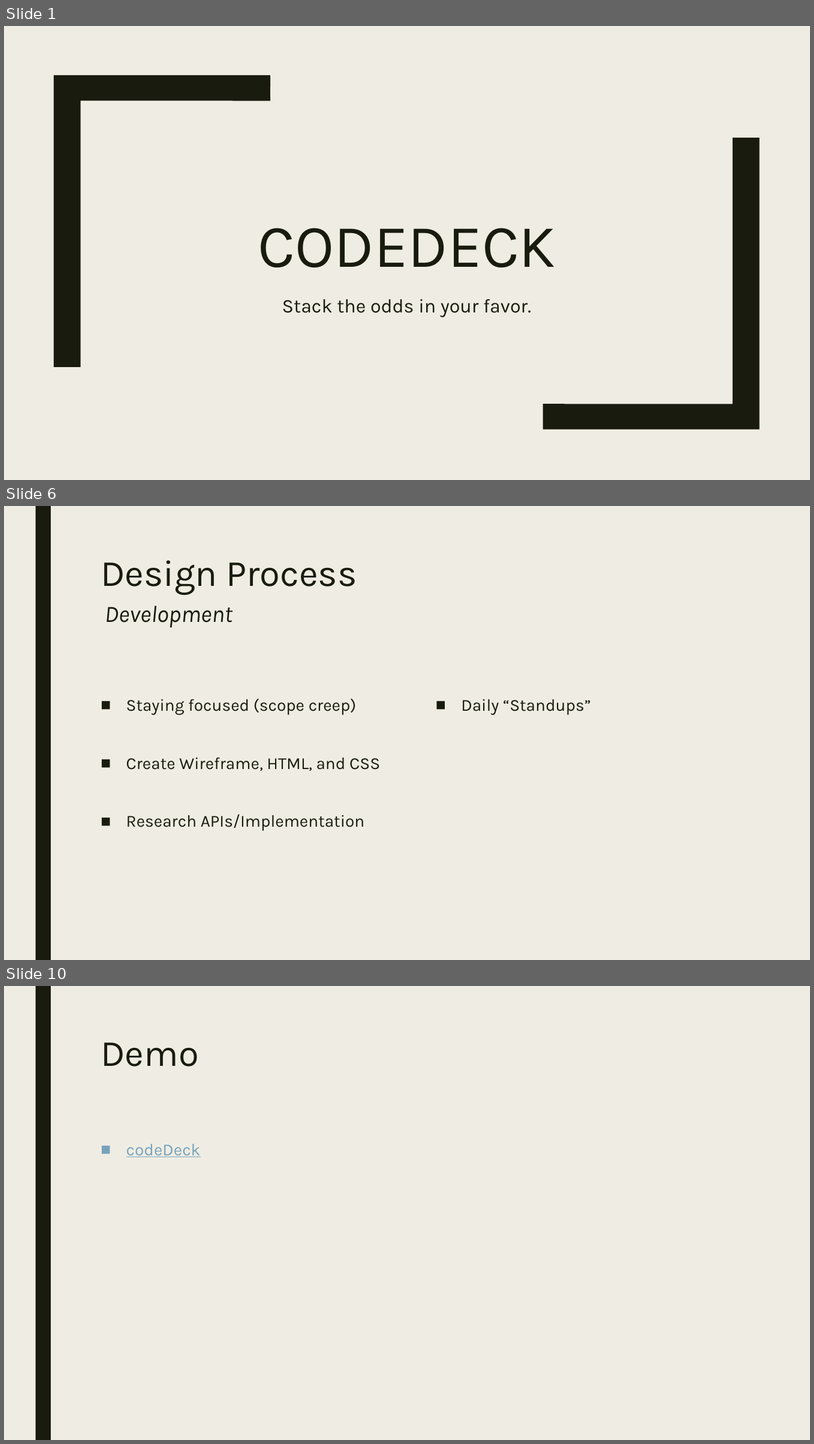
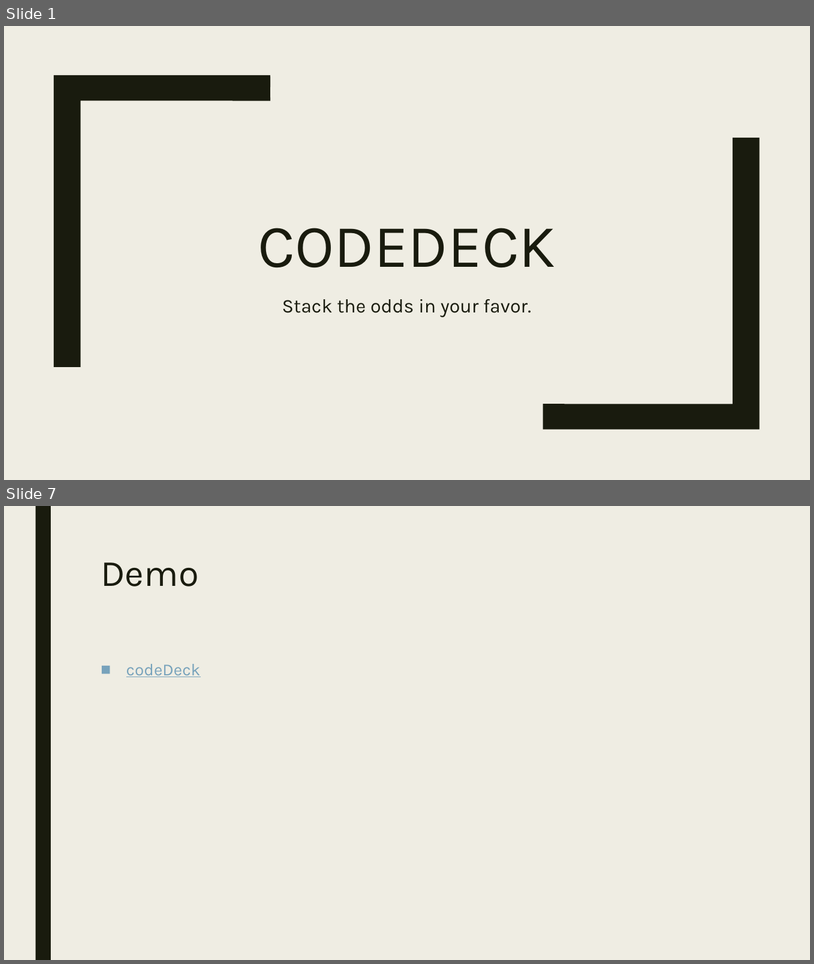
Before and after one commit to codeDeck-Learning-Tools/codeDeck, a slide deck: powerpoint/codeDeck2.pptx. Shown one above the other, each under a label of ours: slides 1, 6 and 10 before the commit, slides 1 and 7 after it; the slides between them are not shown. The pictures are 814x1444 and 814x964 pixels, drawn with LibreOffice and Linux fonts; fonts in the diff are those of the drawing. Boxes give left, top, right and bottom in pixels: in the first picture for what was removed or moved away, otherwise in the second. Text is boxed around its words. In the diff, an @@ line names an element or a change of style, - is before the commit and + after.

```diff
--- a/powerpoint/codeDeck2.pptx
+++ b/powerpoint/codeDeck2.pptx
@@ slide 6 removed at (x1=4, y1=506, x2=810, y2=960), background #EFEDE3; not listed: 1 template element that a slide beside it also shows @@
@@ title removed at (x1=101, y1=560, x2=357, y2=595) @@
-Design Process
@@ text removed at (x1=105, y1=606, x2=233, y2=628) @@
-Development
@@ text removed at (x1=126, y1=699, x2=380, y2=831) @@
-■ Staying focused (scope creep)
-■ Create Wireframe, HTML, and CSS
-■ Research APIs/Implementation
@@ text removed at (x1=461, y1=699, x2=591, y2=715) @@
-■ Daily “Standups”
@@ what was slide 10 is now slide 7 @@
```
Also in this commit, not shown: 8 slides changed, 1 slide added, 3 other slides removed.
